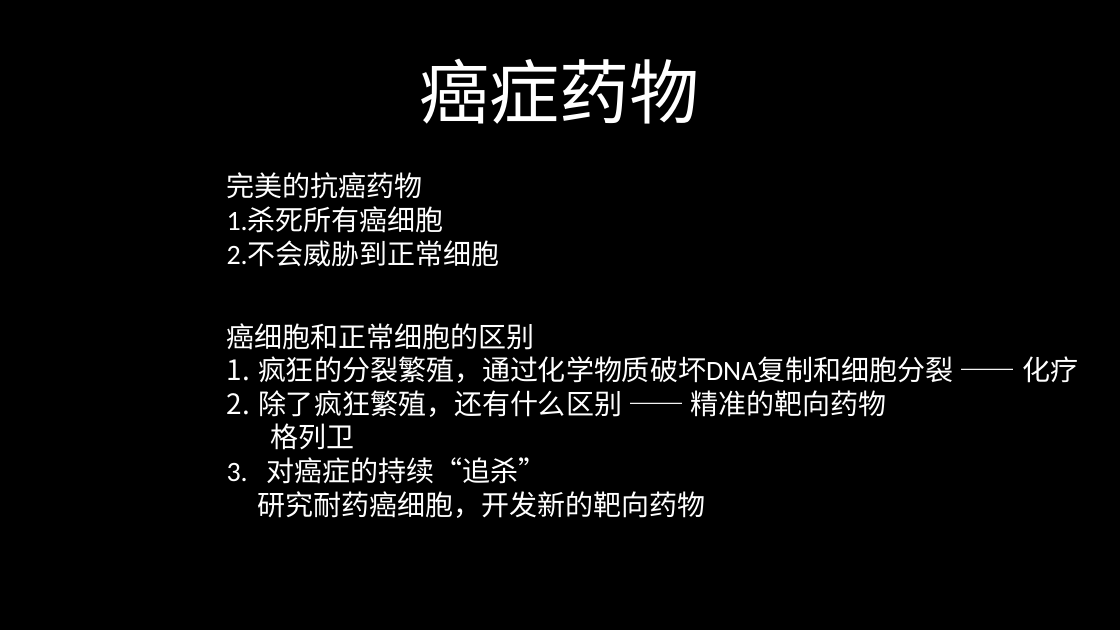
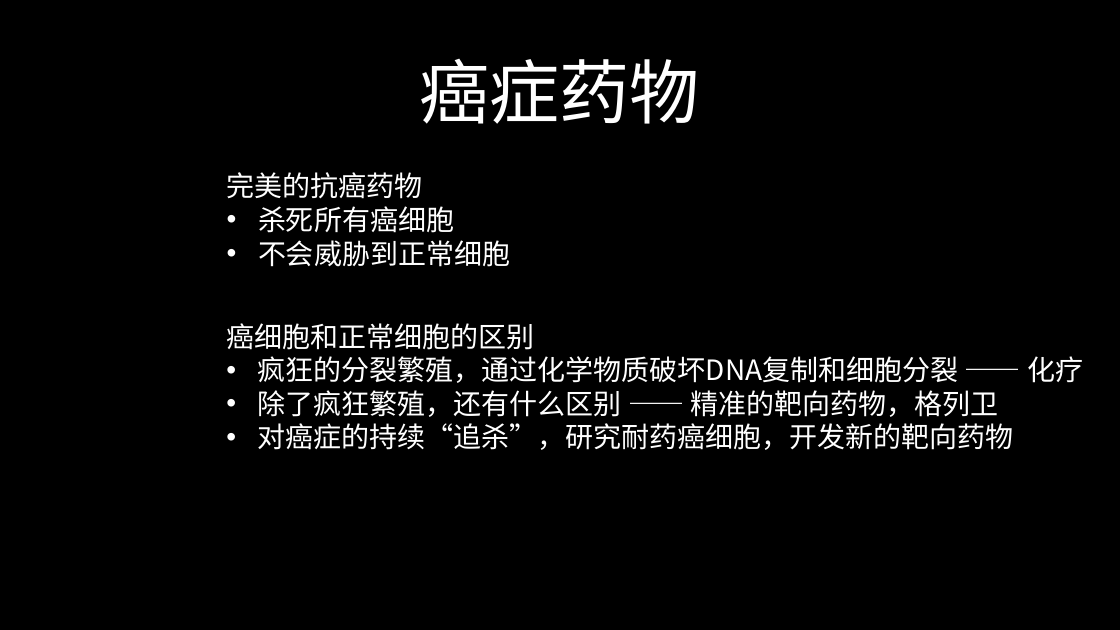
Before and after one commit to FredJiangFei/freetalk, a slide deck: slide 8 of 癌症/癌症.pptx. Drawn at 1120x630 pixels with LibreOffice and Linux fonts; fonts in the diff are those of the drawing. Boxes give left, top, right and bottom in pixels: in the first picture for what was removed or moved away, otherwise in the second. Text is boxed around its words. In the diff, an @@ line names an element or a change of style, - is before the commit and + after.

```diff
--- a/癌症/癌症.pptx
+++ b/癌症/癌症.pptx
@@ text at (258,206,510,267): text changed; font Calibri to Noto Sans CJK SC @@
-1.杀死所有癌细胞
-2.不会威胁到正常细胞
+• 杀死所有癌细胞
+• 不会威胁到正常细胞
@@ text at (226,323,1083,383): font Calibri to Noto Sans CJK SC in "癌细胞和正常细胞的区别", "疯狂的分裂繁殖，通过化学物质破坏DNA复制和细胞分裂 —— 化疗"; bullet 1. to • @@
@@ text at (258,390,1014,450): text changed; font Calibri to Noto Sans CJK SC @@
-2. 除了疯狂繁殖，还有什么区别 —— 精准的靶向药物
-格列卫
-3. 对癌症的持续“追杀”
-研究耐药癌细胞，开发新的靶向药物
+• 除了疯狂繁殖，还有什么区别 —— 精准的靶向药物，格列卫
+• 对癌症的持续“追杀”，研究耐药癌细胞，开发新的靶向药物
```
Also in this commit, not shown: 14 other slides changed, 1 slide added.
